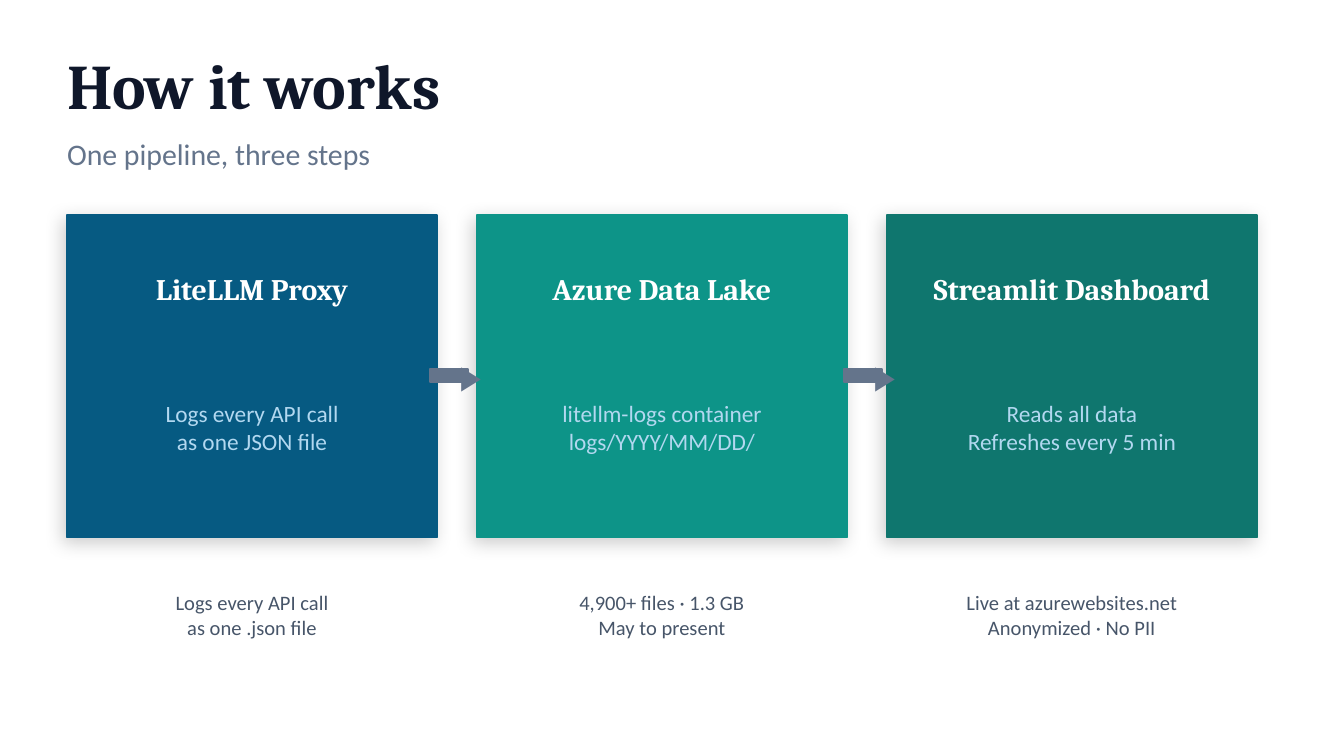
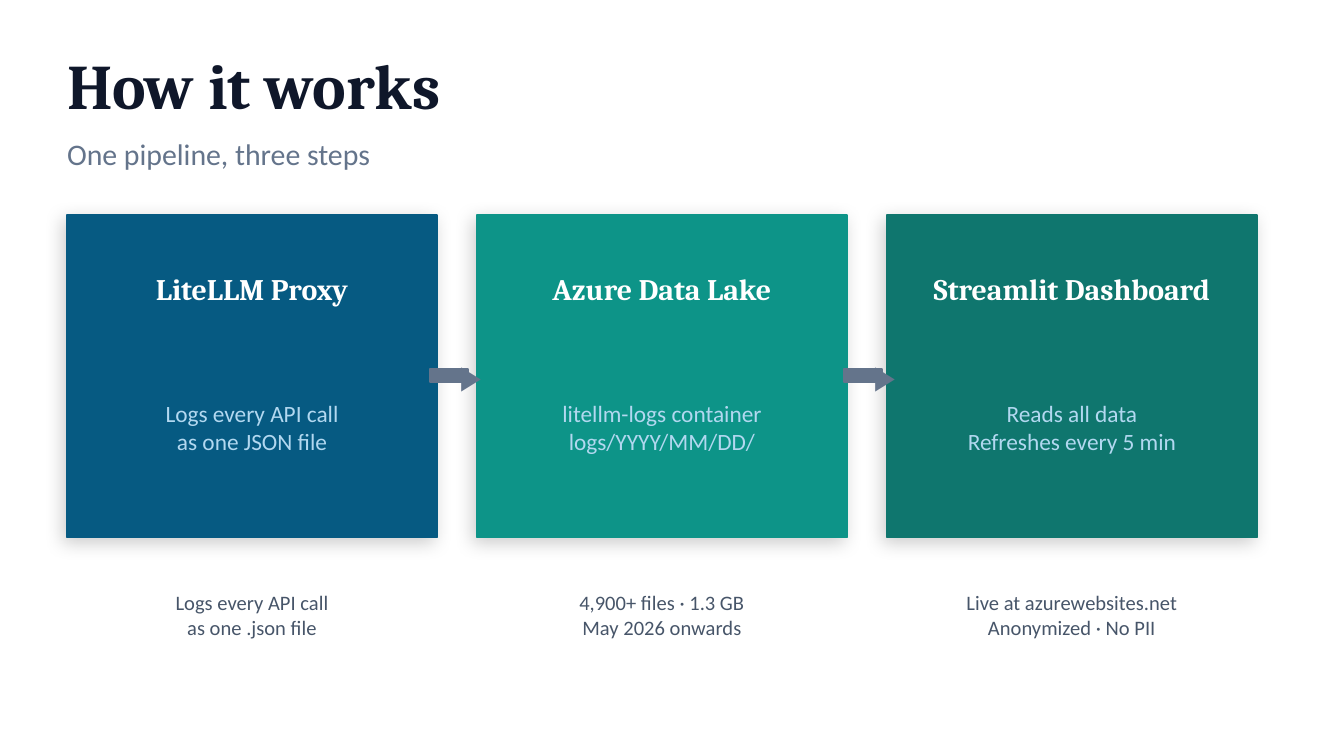
Before and after one commit to bhagyashreewagh/llmaven-dashboard, a slide deck: slide 4 of slides/LLMoxie_Pipeline.pptx. Drawn at 1344x756 pixels with LibreOffice and Linux fonts; fonts in the diff are those of the drawing. Boxes give left, top, right and bottom in pixels: in the first picture for what was removed or moved away, otherwise in the second. Text is boxed around its words. In the diff, an @@ line names an element or a change of style, - is before the commit and + after.

```diff
--- a/slides/LLMoxie_Pipeline.pptx
+++ b/slides/LLMoxie_Pipeline.pptx
@@ text at (x1=582, y1=620, x2=742, y2=639): text changed @@
-May to present
+May 2026 onwards
```
Also in this commit, not shown: 3 other slides changed, 2 other files.
